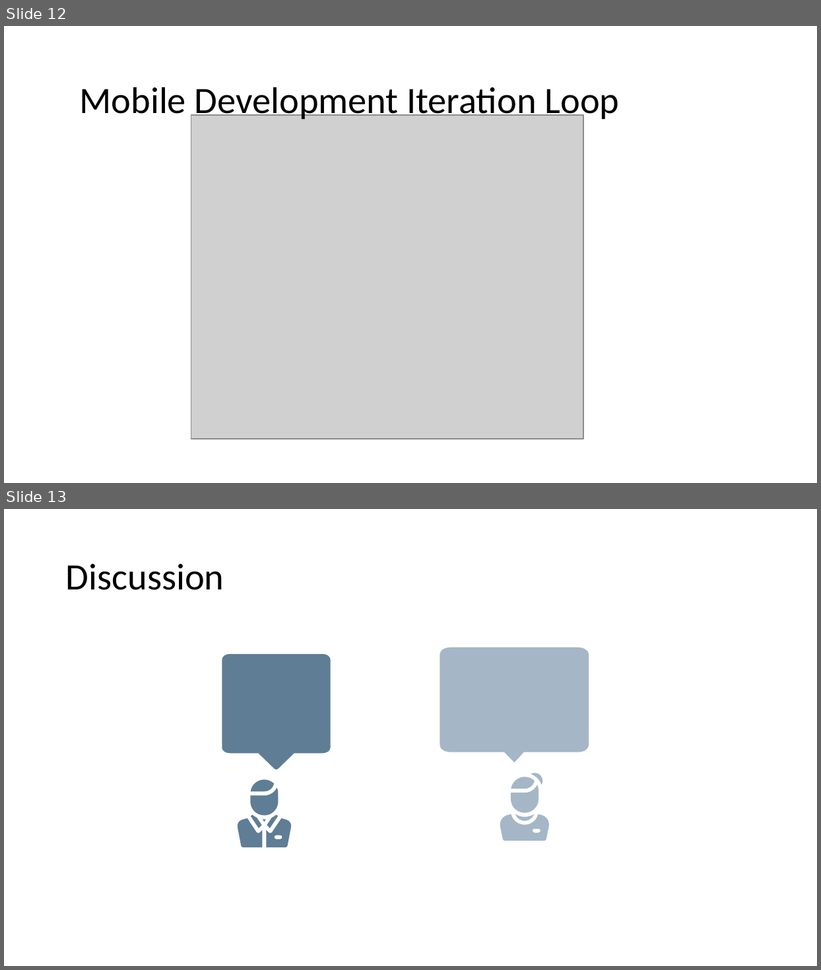
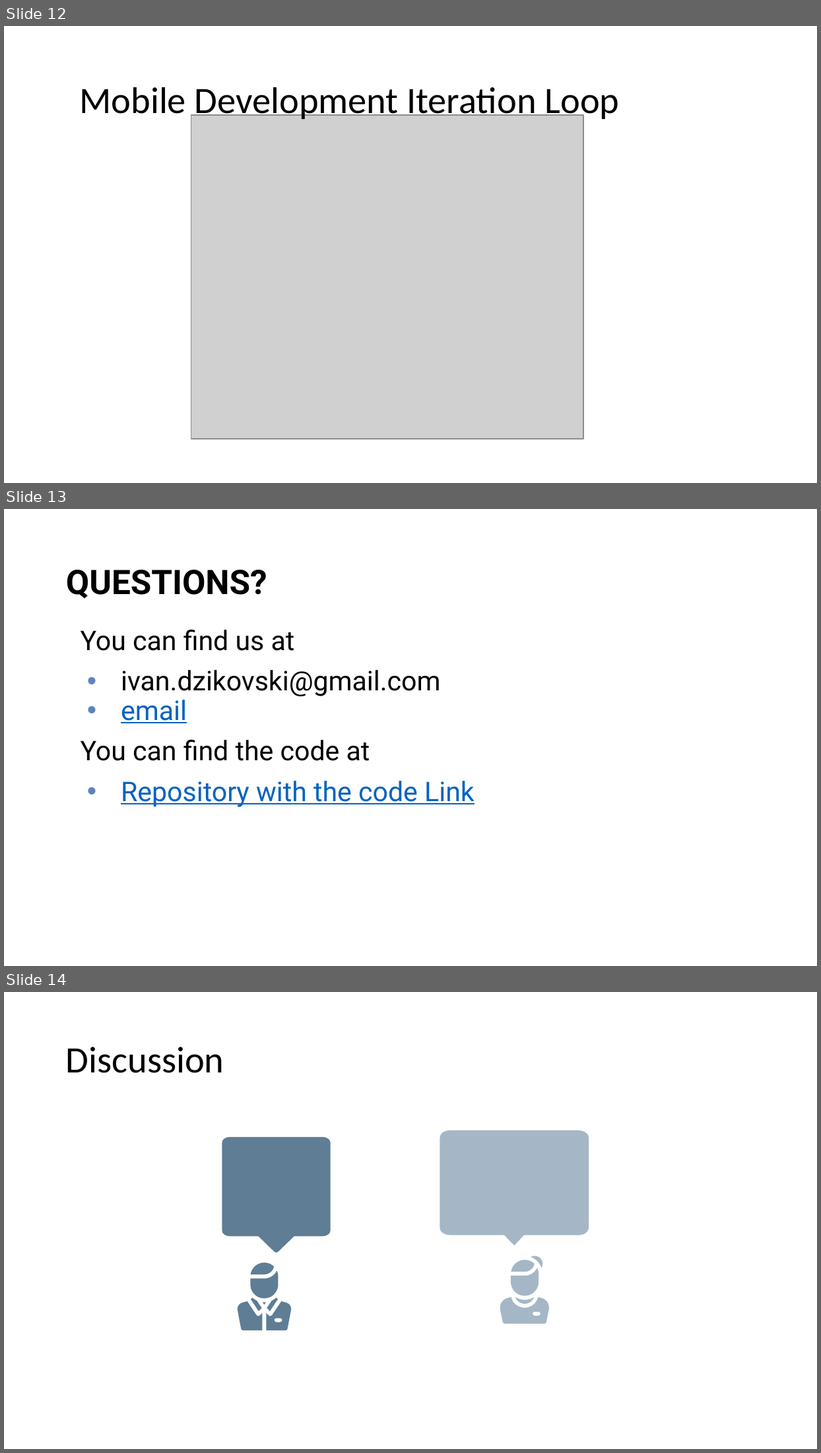
Before and after one commit to idzikovski/net-maui-lecturer-repo, a slide deck: CLASS 1/MAUI Intro.pptx. Shown one above the other, each under a label of ours: slides 12 and 13 before the commit, slides 12, 13 and 14 after it. The pictures are 821x970 and 821x1453 pixels, drawn with LibreOffice and Linux fonts; fonts in the diff are those of the drawing; grey boxes stand for pictures; background and template pictures are left out. Boxes give left, top, right and bottom in pixels: in the first picture for what was removed or moved away, otherwise in the second. Text is boxed around its words. In the diff, an @@ line names an element or a change of style, - is before the commit and + after.

```diff
--- a/CLASS 1/MAUI Intro.pptx
+++ b/CLASS 1/MAUI Intro.pptx
@@ slide 13 added at <box>4,509,817,966</box>, background picture (left out) @@
@@ title added at <box>66,570,267,599</box>, 30 pt, text #000000, bold @@
+QUESTIONS?
@@ subtitle added at <box>81,629,475,807</box>, 24 pt, text #000000 @@
+You can find us at
+• ivan.dzikovski@gmail.com
+• email
+You can find the code at
+• Repository with the code Link
@@ what was slide 13 is now slide 14 @@
```
Also in this commit, not shown: 1 slide changed.
